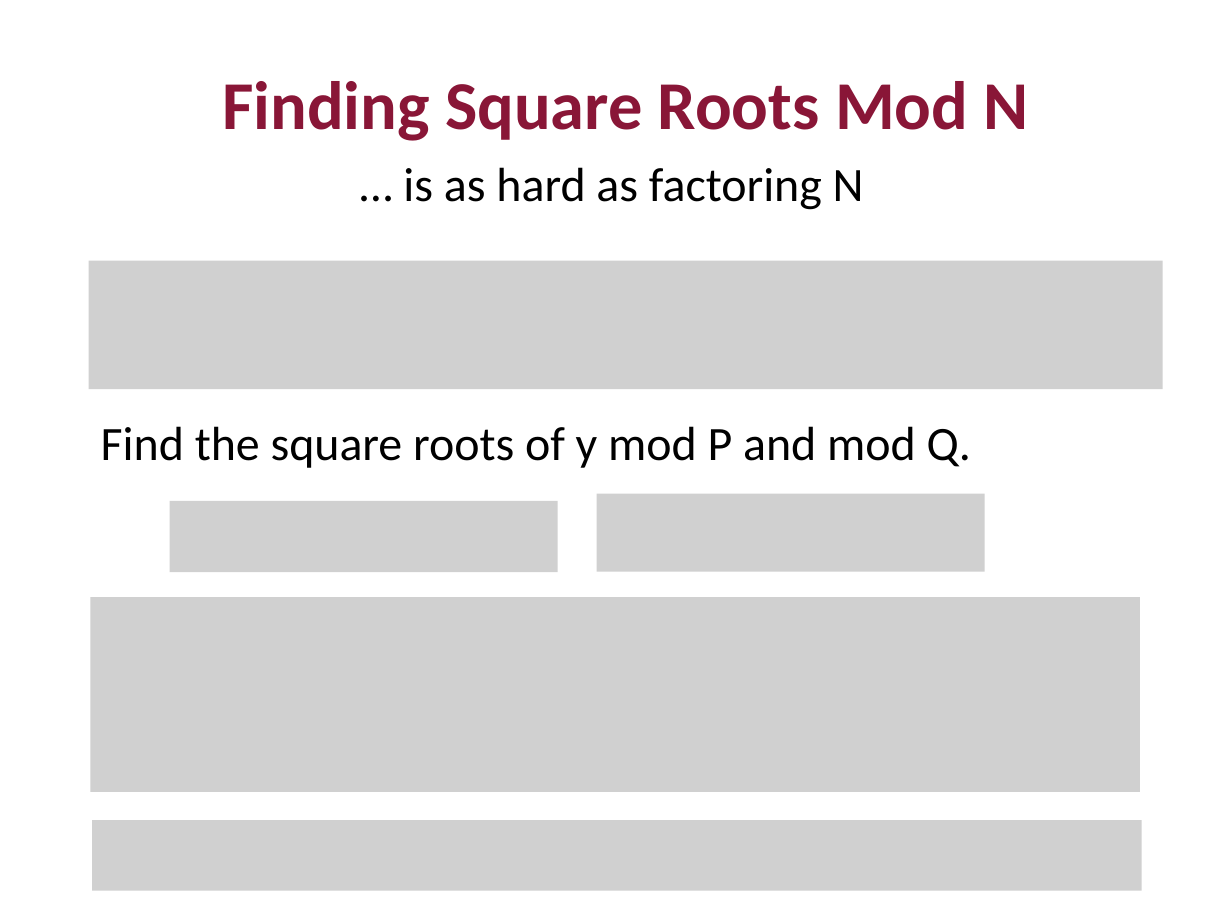
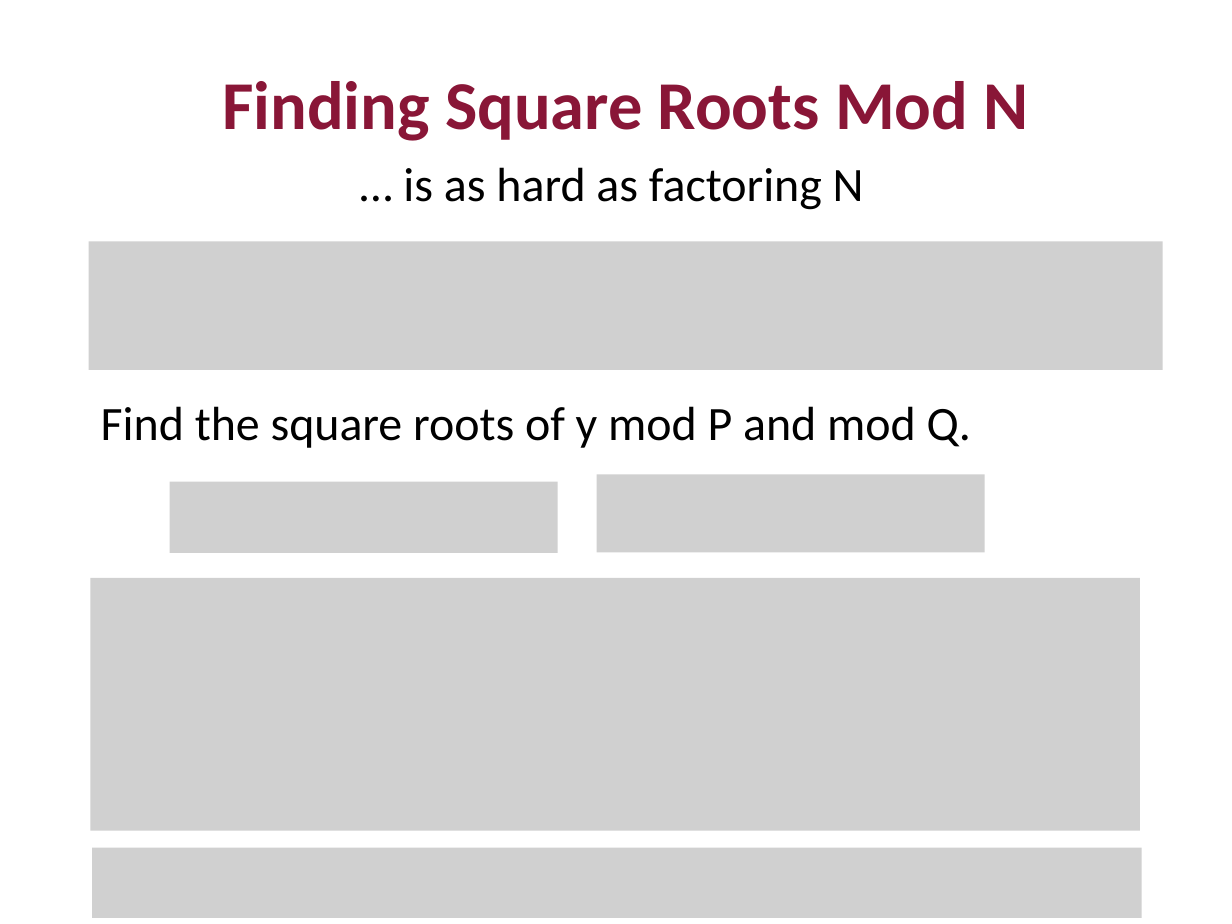
Before and after one commit to mit6875/mit6875.github.io, a slide deck: slide 22 of FA22SLIDES/lec10.pptx (slide 23 before the commit). Drawn at 1232x924 pixels with LibreOffice and Linux fonts; fonts in the diff are those of the drawing; grey boxes stand for pictures. Boxes give left, top, right and bottom in pixels: in the first picture for what was removed or moved away, otherwise in the second. Text is boxed around its words. In the diff, an @@ line names an element or a change of style, - is before the commit and + after.

```diff
--- a/FA22SLIDES/lec10.pptx
+++ b/FA22SLIDES/lec10.pptx
@@ 3 pictures, 1 text: place and size @@
-3 pictures, 1 text at bbox=[89, 261, 1163, 573]
+3 pictures, 1 text at bbox=[89, 241, 1163, 553]
@@ picture: place and size @@
-picture at bbox=[90, 598, 1140, 792]
+picture at bbox=[90, 578, 1140, 830]
@@ picture: place and size @@
-picture at bbox=[92, 821, 1142, 891]
+picture at bbox=[92, 848, 1142, 918]
```
Also in this commit, not shown: 12 other slides changed, 1 slide removed, 5 other files.
